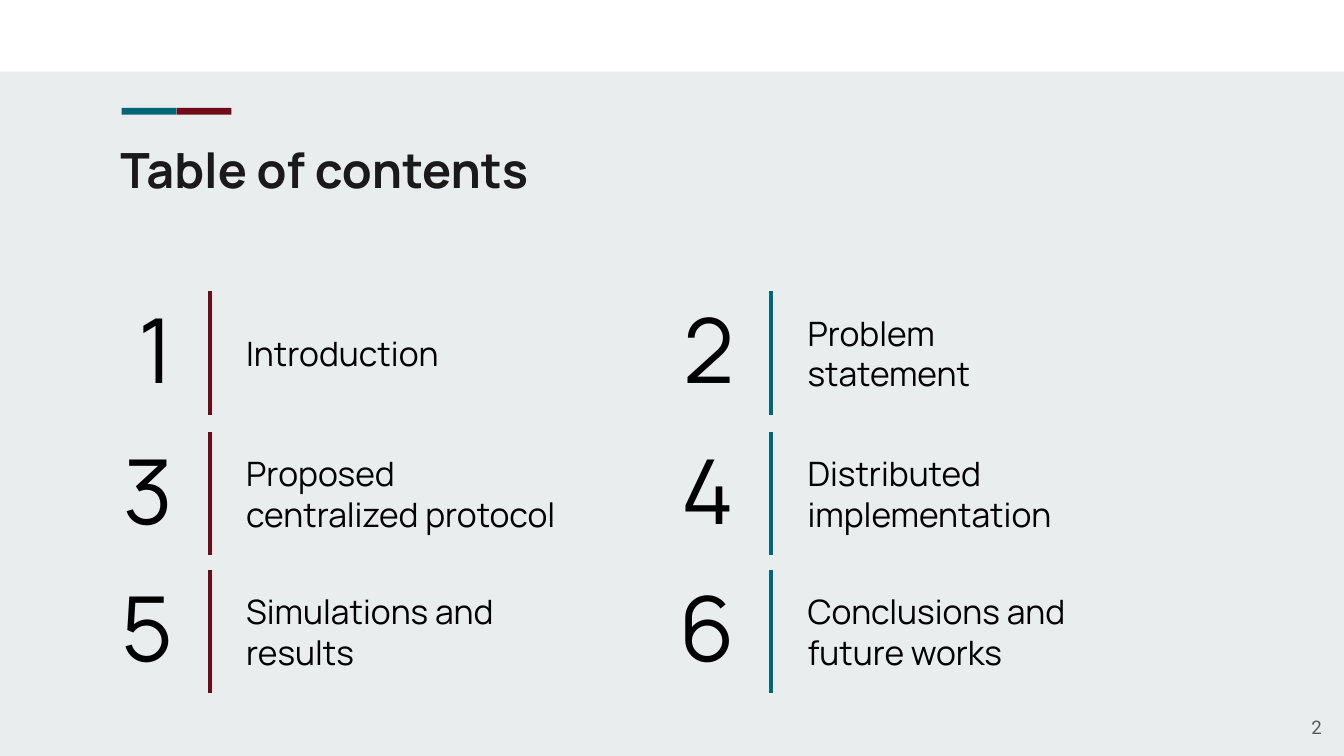
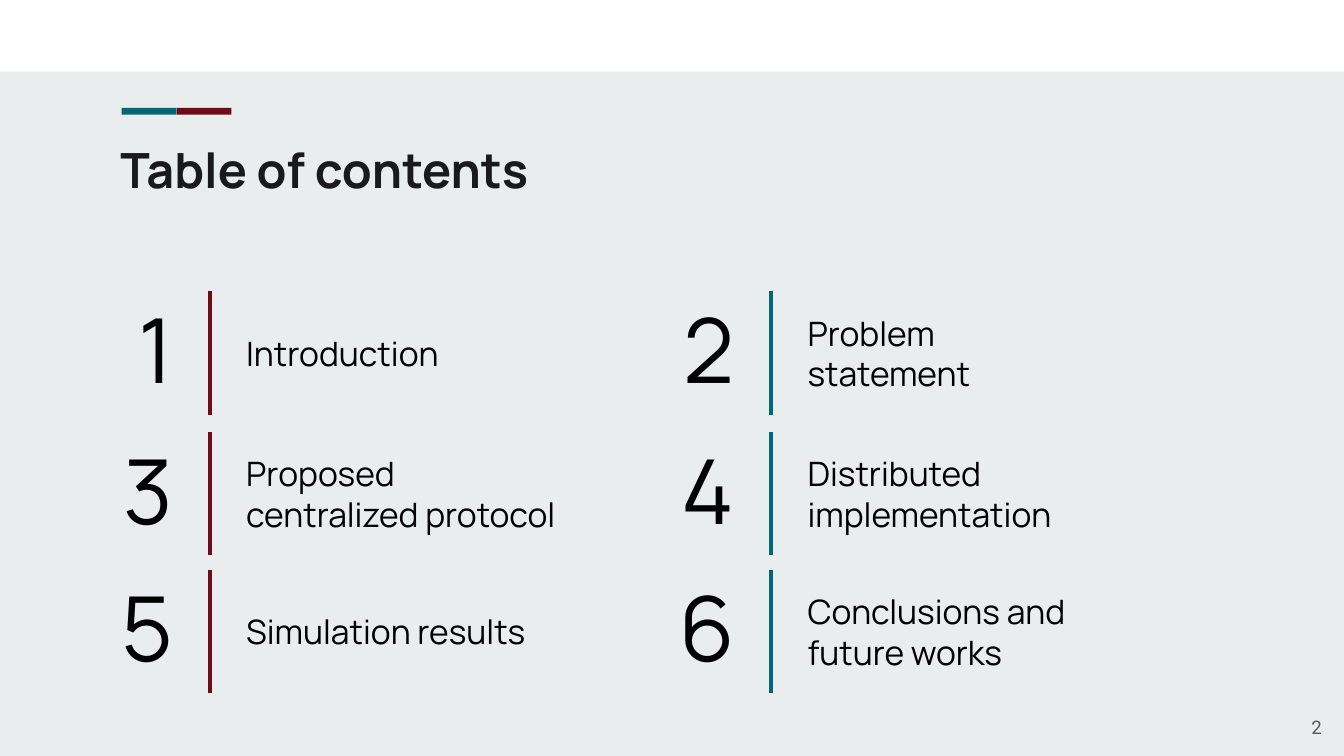
Before and after one commit to StefanoF00/CAMS_distributed_consensus_protocol, a slide deck: slide 2 of CAMS_Presentation.pptx. Drawn at 1344x756 pixels with LibreOffice and Linux fonts; fonts in the diff are those of the drawing; background and template pictures are left out. Boxes give left, top, right and bottom in pixels: in the first picture for what was removed or moved away, otherwise in the second. Text is boxed around its words. In the diff, an @@ line names an element or a change of style, - is before the commit and + after.

```diff
--- a/CAMS_Presentation.pptx
+++ b/CAMS_Presentation.pptx
@@ text at <box>246,619,525,645</box>: text changed @@
-Simulations and results
+Simulation results
```
Also in this commit, not shown: 4 other slides changed, 10 other files.
